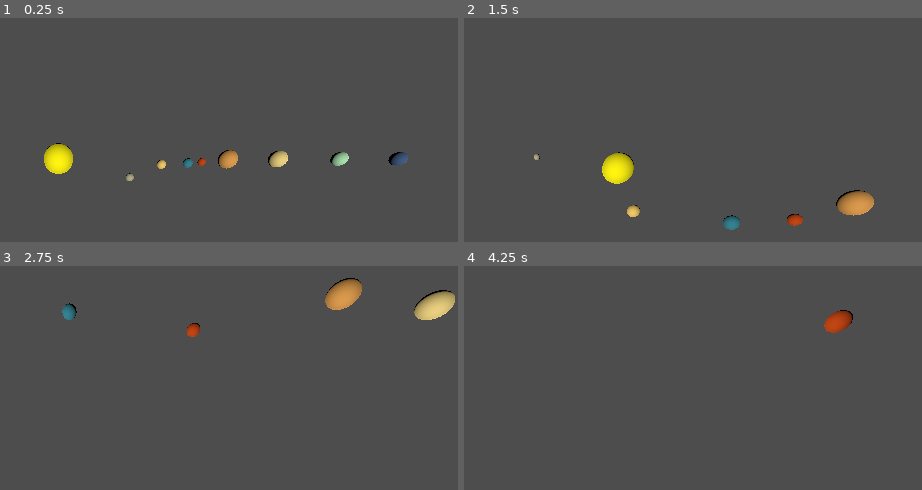
Above: before the commit, frames 1-4 (two rows, left to right).
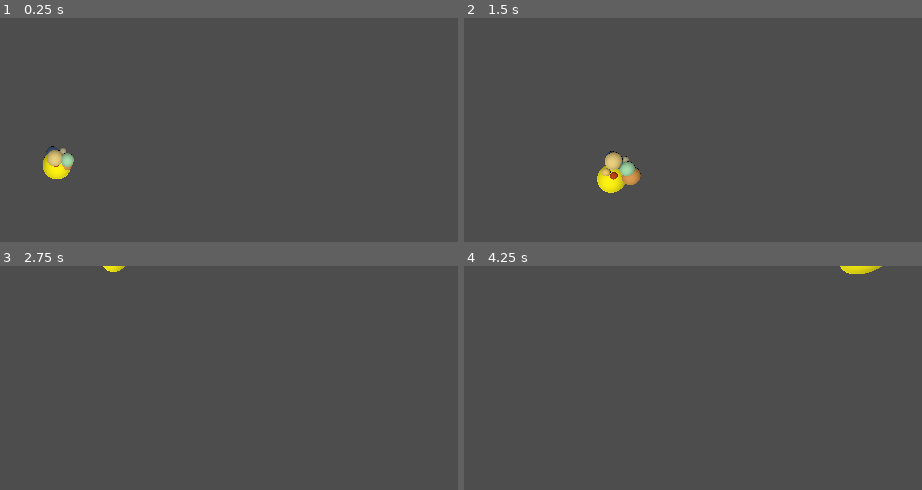
Above: after the commit, the same moments.

Repository: alexgag876200/Projet-Final-Systeme-solaire
Game: Godot game, scene res://système_solaire.tscn
Two runs of this game, one before a commit and one after it. Both use one fixed random seed, a clock stepped at 60 frames per second and the inputs below.
Inputs:
- Up to frame 1 (0.25 s): no input
- Up to frame 2 (1.5 s): hold D 0.53-1.28 s; hold Q 0.53-1.28 s; hold S from 1.28 s (still down); tap E at 1.35 s
- Up to frame 3 (2.75 s): release S at 2.03 s; hold D from 2.03 s (still down); hold Z from 2.03 s (still down)
- Up to frame 4 (4.25 s): release D at 2.78 s; release Z at 2.78 s; hold W 2.78-3.53 s; tap X at 2.85 s; hold A from 3.53 s (still down); hold Q from 3.53 s (still down)

The runs differ from the first frame. In frame 1, 1.9% of the frame differs, in the area x 9-90%, y 55-73%; in frame 2, 2.4%, in the area x 15-90%, y 59-95%; in frame 3, 2.1%; in frame 4, 0.7%.
Error after the commit: Parse Error: Cannot find member "DONNEES_CORPS" in base "donnees". (res://mouvement_astre.gd:105)

Commit message:
ajout des données pour insérer des lunes et adaptation des fonction pour cela

Diff:
--- a/système-solaire/données_système.gd
+++ b/système-solaire/données_système.gd
@@ -5,180 +5,66 @@
 données fournies par l'intelligence artificielle
 en utilisant la base de données fournie par la NASA
 """
-const DONNEES_CORPS := [
 
-# =======================
-# SOLEIL
-# =======================
-{
-	"nom": "Soleil",
+var DONNEES_CORPS := [
+{"nom":"Soleil","parent":"Aucun","demi_grand_axe":0.0,"excentricite":0.0,"inclinaison":0.0,"argument_perihelie":0.0,"perihelie":0.0,"vitesse_perihelie":0.0,"periode_orbitale":0.0,"temps_rot_soleil":609.12,"masse":1.9884e30,"rayon":6.9634e8,"temps_rotation_sur_elle_meme":609.12},
 
-	# Éléments orbitaux (non pertinents, mais présents)
-	"demi_grand_axe": 0.0,
-	"excentricite": 0.0,
-	"inclinaison": 0.0,
-	"argument_perihelie": 0.0,
-	"perihelie": 0.0,
-	"vitesse_perihelie": 0.0,
-	"periode_orbitale": 0.0,
-	"temps_rot_soleil": 609.12, # heures
+{"nom":"Mercure","parent":"Soleil","demi_grand_axe":57.91e9,"excentricite":0.20563,"inclinaison":7.005,"argument_perihelie":29.124,"perihelie":46.00e9,"vitesse_perihelie":58.98,"periode_orbitale":87.969*86400.0,"temps_rot_soleil":0.0,"masse":3.302e23,"rayon":2.439e6,"temps_rotation_sur_elle_meme":1407.6},
 
-	# Propriétés physiques
-	"masse": 1.9884e30,
-	"rayon": 6.9634e8,
-	"temps_rotation_sur_elle_meme": 609.12
-},
+{"nom":"Vénus","parent":"Soleil","demi_grand_axe":108.21e9,"excentricite":0.00677,"inclinaison":3.395,"argument_perihelie":54.884,"perihelie":107.48e9,"vitesse_perihelie":35.26,"periode_orbitale":224.701*86400.0,"temps_rot_soleil":0.0,"masse":4.869e24,"rayon":6.052e6,"temps_rotation_sur_elle_meme":-5832.5},
 
-# =======================
-# MERCURE
-# =======================
-{
-	"nom": "Mercure",
-	"demi_grand_axe": 57.91e9,
-	"excentricite": 0.20563,
-	"inclinaison": 7.005,
-	"argument_perihelie": 29.124,
-	"perihelie": 46.00e9,
-	"vitesse_perihelie": 58.98,
-	"periode_orbitale": 87.969 * 86400.0,
-	"temps_rot_soleil": 0.0,
+{"nom":"Terre","parent":"Soleil","demi_grand_axe":149.60e9,"excentricite":0.01671,"inclinaison":0.0,"argument_perihelie":114.208,"perihelie":147.10e9,"vitesse_perihelie":30.29,"periode_orbitale":365.256*86400.0,"temps_rot_soleil":0.0,"masse":5.972e24,"rayon":6.371e6,"temps_rotation_sur_elle_meme":23.934},
 
-	"masse": 3.302e23,
-	"rayon": 2.439e6,
-	"temps_rotation_sur_elle_meme": 1407.6
-},
+{"nom":"Lune","parent":"Terre","demi_grand_axe":384.4e6,"excentricite":0.0549,"inclinaison":5.145,"argument_perihelie":0.0,"perihelie":363.3e6,"vitesse_perihelie":0.0,"periode_orbitale":27.321661*86400.0,"temps_rot_soleil":0.0,"masse":7.342e22,"rayon":1.7374e6,"temps_rotation_sur_elle_meme":655.7},
 
-# =======================
-# VÉNUS
-# =======================
-{
-	"nom": "Vénus",
-	"demi_grand_axe": 108.21e9,
-	"excentricite": 0.00677,
-	"inclinaison": 3.395,
-	"argument_perihelie": 54.884,
-	"perihelie": 107.48e9,
-	"vitesse_perihelie": 35.26,
-	"periode_orbitale": 224.701 * 86400.0,
-	"temps_rot_soleil": 0.0,
+{"nom":"Mars","parent":"Soleil","demi_grand_axe":227.94e9,"excentricite":0.09341,"inclinaison":1.85,"argument_perihelie":286.502,"perihelie":206.65e9,"vitesse_perihelie":26.5,"periode_orbitale":686.971*86400.0,"temps_rot_soleil":0.0,"masse":6.419e23,"rayon":3.389e6,"temps_rotation_sur_elle_meme":24.623},
 
-	"masse": 4.869e24,
-	"rayon": 6.052e6,
-	"temps_rotation_sur_elle_meme": -5832.5 # rétrograde
-},
+{"nom":"Phobos","parent":"Mars","demi_grand_axe":9376e3,"excentricite":0.0151,"inclinaison":1.093,"argument_perihelie":0.0,"perihelie":0.0,"vitesse_perihelie":0.0,"periode_orbitale":0.31891*86400.0,"temps_rot_soleil":0.0,"masse":1.0659e16,"rayon":11266.0,"temps_rotation_sur_elle_meme":7.65},
 
-# =======================
-# TERRE
-# =======================
-{
-	"nom": "Terre",
-	"demi_grand_axe": 149.60e9,
-	"excentricite": 0.01671,
-	"inclinaison": 0.0,
-	"argument_perihelie": 114.208,
-	"perihelie": 147.10e9,
-	"vitesse_perihelie": 30.29,
-	"periode_orbitale": 365.256 * 86400.0,
-	"temps_rot_soleil": 0.0,
+{"nom":"Déimos","parent":"Mars","demi_grand_axe":23463e3,"excentricite":0.00033,"inclinaison":1.793,"argument_perihelie":0.0,"perihelie":0.0,"vitesse_perihelie":0.0,"periode_orbitale":1.26244*86400.0,"temps_rot_soleil":0.0,"masse":1.4762e15,"rayon":6200.0,"temps_rotation_sur_elle_meme":30.3},
 
-	"masse": 5.972e24,
-	"rayon": 6.371e6,
-	"temps_rotation_sur_elle_meme": 23.934
-},
+{"nom":"Jupiter","parent":"Soleil","demi_grand_axe":778.57e9,"excentricite":0.04839,"inclinaison":1.303,"argument_perihelie":273.867,"perihelie":740.52e9,"vitesse_perihelie":13.72,"periode_orbitale":4332.589*86400.0,"temps_rot_soleil":0.0,"masse":1.899e27,"rayon":6.9911e7,"temps_rotation_sur_elle_meme":9.926},
 
-# =======================
-# MARS
-# =======================
-{
-	"nom": "Mars",
-	"demi_grand_axe": 227.94e9,
-	"excentricite": 0.09341,
-	"inclinaison": 1.85,
-	"argument_perihelie": 286.502,
-	"perihelie": 206.65e9,
-	"vitesse_perihelie": 26.5,
-	"periode_orbitale": 686.971 * 86400.0,
-	"temps_rot_soleil": 0.0,
+{"nom":"Io","parent":"Jupiter","demi_grand_axe":421.8e6,"excentricite":0.0041,"inclinaison":0.036,"argument_perihelie":0.0,"perihelie":0.0,"vitesse_perihelie":0.0,"periode_orbitale":1.769*86400.0,"temps_rot_soleil":0.0,"masse":8.9319e22,"rayon":1.8216e6,"temps_rotation_sur_elle_meme":42.46},
 
-	"masse": 6.419e23,
-	"rayon": 3.389e6,
-	"temps_rotation_sur_elle_meme": 24.623
-},
+{"nom":"Europe","parent":"Jupiter","demi_grand_axe":671.1e6,"excentricite":0.0094,"inclinaison":0.466,"argument_perihelie":0.0,"perihelie":0.0,"vitesse_perihelie":0.0,"periode_orbitale":3.551*86400.0,"temps_rot_soleil":0.0,"masse":4.7998e22,"rayon":1.5608e6,"temps_rotation_sur_elle_meme":85.23},
 
-# =======================
-# JUPITER
-# =======================
-{
-	"nom": "Jupiter",
-	"demi_grand_axe": 778.57e9,
-	"excentricite": 0.04839,
-	"inclinaison": 1.303,
-	"argument_perihelie": 273.867,
-	"perihelie": 740.52e9,
-	"vitesse_perihelie": 13.72,
-	"periode_orbitale": 4332.589 * 86400.0,
-	"temps_rot_soleil": 0.0,
+{"nom":"Ganymède","parent":"Jupiter","demi_grand_axe":1.0704e9,"excentricite":0.0013,"inclinaison":0.204,"argument_perihelie":0.0,"perihelie":0.0,"vitesse_perihelie":0.0,"periode_orbitale":7.1546*86400.0,"temps_rot_soleil":0.0,"masse":1.4819e23,"rayon":2.6341e6,"temps_rotation_sur_elle_meme":171.7},
 
-	"masse": 1.899e27,
-	"rayon": 6.9911e7,
-	"temps_rotation_sur_elle_meme": 9.926
-},
+{"nom":"Callisto","parent":"Jupiter","demi_grand_axe":1.8827e9,"excentricite":0.0074,"inclinaison":0.192,"argument_perihelie":0.0,"perihelie":0.0,"vitesse_perihelie":0.0,"periode_orbitale":16.689*86400.0,"temps_rot_soleil":0.0,"masse":1.0759e23,"rayon":2.4103e6,"temps_rotation_sur_elle_meme":400.5},
+{"nom":"Saturne","parent":"Soleil","demi_grand_axe":1.43353e12,"excentricite":0.05415,"inclinaison":2.489,"argument_perihelie":339.392,"perihelie":1.35255e12,"vitesse_perihelie":10.18,"periode_orbitale":10759.22*86400.0,"temps_rot_soleil":0.0,"masse":5.685e26,"rayon":5.8232e7,"temps_rotation_sur_elle_meme":10.656},
 
-# =======================
-# SATURNE
-# =======================
-{
-	"nom": "Saturne",
-	"demi_grand_axe": 1.43353e12,
-	"excentricite": 0.05415,
-	"inclinaison": 2.489,
-	"argument_perihelie": 339.392,
-	"perihelie": 1.35255e12,
-	"vitesse_perihelie": 10.18,
-	"periode_orbitale": 10759.22 * 86400.0,
-	"temps_rot_soleil": 0.0,
+{"nom":"Titan","parent":"Saturne","demi_grand_axe":1.22187e9,"excentricite":0.0288,"inclinaison":0.34854,"argument_perihelie":0.0,"perihelie":0.0,"vitesse_perihelie":0.0,"periode_orbitale":15.945*86400.0,"temps_rot_soleil":0.0,"masse":1.3452e23,"rayon":2.575e6,"temps_rotation_sur_elle_meme":382.7},
 
-	"masse": 5.685e26,
-	"rayon": 5.8232e7,
-	"temps_rotation_sur_elle_meme": 10.656
-},
+{"nom":"Encelade","parent":"Saturne","demi_grand_axe":238.02e6,"excentricite":0.0047,"inclinaison":0.009,"argument_perihelie":0.0,"perihelie":0.0,"vitesse_perihelie":0.0,"periode_orbitale":1.370*86400.0,"temps_rot_soleil":0.0,"masse":1.08e20,"rayon":252100.0,"temps_rotation_sur_elle_meme":32.9},
 
-# =======================
-# URANUS
-# =======================
-{
-	"nom": "Uranus",
-	"demi_grand_axe": 2.87246e12,
-	"excentricite": 0.04717,
-	"inclinaison": 0.773,
-	"argument_perihelie": 96.998,
-	"perihelie": 2.74099e12,
-	"vitesse_perihelie": 7.11,
-	"periode_orbitale": 30688.5 * 86400.0,
-	"temps_rot_soleil": 0.0,
+{"nom":"Mimas","parent":"Saturne","demi_grand_axe":185.54e6,"excentricite":0.0196,"inclinaison":1.574,"argument_perihelie":0.0,"perihelie":0.0,"vitesse_perihelie":0.0,"periode_orbitale":0.942*86400.0,"temps_rot_soleil":0.0,"masse":3.7493e19,"rayon":198200.0,"temps_rotation_sur_elle_meme":22.6},
 
-	"masse": 8.683e25,
-	"rayon": 2.5362e7,
-	"temps_rotation_sur_elle_meme": -17.24 # axe incliné / rétrograde
-},
+{"nom":"Téthys","parent":"Saturne","demi_grand_axe":294.66e6,"excentricite":0.0001,"inclinaison":1.091,"argument_perihelie":0.0,"perihelie":0.0,"vitesse_perihelie":0.0,"periode_orbitale":1.888*86400.0,"temps_rot_soleil":0.0,"masse":6.174e20,"rayon":531100.0,"temps_rotation_sur_elle_meme":45.3},
 
-# =======================
-# NEPTUNE
-# =======================
-{
-	"nom": "Neptune",
-	"demi_grand_axe": 4.49506e12,
-	"excentricite": 0.00859,
-	"inclinaison": 1.77,
-	"argument_perihelie": 276.34,
-	"perihelie": 4.47699e12,
-	"vitesse_perihelie": 5.50,
-	"periode_orbitale": 60182.0 * 86400.0,
-	"temps_rot_soleil": 0.0,
+{"nom":"Dioné","parent":"Saturne","demi_grand_axe":377.4e6,"excentricite":0.0022,"inclinaison":0.028,"argument_perihelie":0.0,"perihelie":0.0,"vitesse_perihelie":0.0,"periode_orbitale":2.737*86400.0,"temps_rot_soleil":0.0,"masse":1.095e21,"rayon":561400.0,"temps_rotation_sur_elle_meme":65.7},
 
-	"masse": 1.024e26,
-	"rayon": 2.4622e7,
-	"temps_rotation_sur_elle_meme": 16.11
-}
+{"nom":"Rhée","parent":"Saturne","demi_grand_axe":527.1e6,"excentricite":0.0010,"inclinaison":0.345,"argument_perihelie":0.0,"perihelie":0.0,"vitesse_perihelie":0.0,"periode_orbitale":4.518*86400.0,"temps_rot_soleil":0.0,"masse":2.306e21,"rayon":763800.0,"temps_rotation_sur_elle_meme":108.0},
 
+{"nom":"Japet","parent":"Saturne","demi_grand_axe":3.5608e9,"excentricite":0.0283,"inclinaison":15.47,"argument_perihelie":0.0,"perihelie":0.0,"vitesse_perihelie":0.0,"periode_orbitale":79.3215*86400.0,"temps_rot_soleil":0.0,"masse":1.805e21,"rayon":734500.0,"temps_rotation_sur_elle_meme":1902.0},
+
+{"nom":"Uranus","parent":"Soleil","demi_grand_axe":2.87246e12,"excentricite":0.04717,"inclinaison":0.773,"argument_perihelie":96.998,"perihelie":2.74099e12,"vitesse_perihelie":7.11,"periode_orbitale":30688.5*86400.0,"temps_rot_soleil":0.0,"masse":8.683e25,"rayon":2.5362e7,"temps_rotation_sur_elle_meme":-17.24},
+
+{"nom":"Miranda","parent":"Uranus","demi_grand_axe":129.9e6,"excentricite":0.0013,"inclinaison":4.338,"argument_perihelie":0.0,"perihelie":0.0,"vitesse_perihelie":0.0,"periode_orbitale":1.413*86400.0,"temps_rot_soleil":0.0,"masse":6.59e19,"rayon":235800.0,"temps_rotation_sur_elle_meme":33.9},
+
+{"nom":"Ariel","parent":"Uranus","demi_grand_axe":191.0e6,"excentricite":0.0012,"inclinaison":0.041,"argument_perihelie":0.0,"perihelie":0.0,"vitesse_perihelie":0.0,"periode_orbitale":2.520*86400.0,"temps_rot_soleil":0.0,"masse":1.353e21,"rayon":578900.0,"temps_rotation_sur_elle_meme":60.5},
+
+{"nom":"Umbriel","parent":"Uranus","demi_grand_axe":266.0e6,"excentricite":0.0039,"inclinaison":0.128,"argument_perihelie":0.0,"perihelie":0.0,"vitesse_perihelie":0.0,"periode_orbitale":4.144*86400.0,"temps_rot_soleil":0.0,"masse":1.275e21,"rayon":584700.0,"temps_rotation_sur_elle_meme":99.5},
+
+{"nom":"Titania","parent":"Uranus","demi_grand_axe":435.8e6,"excentricite":0.0011,"inclinaison":0.079,"argument_perihelie":0.0,"perihelie":0.0,"vitesse_perihelie":0.0,"periode_orbitale":8.706*86400.0,"temps_rot_soleil":0.0,"masse":3.527e21,"rayon":788900.0,"temps_rotation_sur_elle_meme":208.9},
+
+{"nom":"Obéron","parent":"Uranus","demi_grand_axe":583.5e6,"excentricite":0.0014,"inclinaison":0.068,"argument_perihelie":0.0,"perihelie":0.0,"vitesse_perihelie":0.0,"periode_orbitale":13.463*86400.0,"temps_rot_soleil":0.0,"masse":3.014e21,"rayon":761400.0,"temps_rotation_sur_elle_meme":323.0},
+
+{"nom":"Neptune","parent":"Soleil","demi_grand_axe":4.49506e12,"excentricite":0.00859,"inclinaison":1.77,"argument_perihelie":276.34,"perihelie":4.47699e12,"vitesse_perihelie":5.50,"periode_orbitale":60182.0*86400.0,"temps_rot_soleil":0.0,"masse":1.024e26,"rayon":2.4622e7,"temps_rotation_sur_elle_meme":16.11},
+
+{"nom":"Triton","parent":"Neptune","demi_grand_axe":354.8e6,"excentricite":0.000016,"inclinaison":156.865,"argument_perihelie":0.0,"perihelie":0.0,"vitesse_perihelie":0.0,"periode_orbitale":5.877*86400.0,"temps_rot_soleil":0.0,"masse":2.14e22,"rayon":1.3534e6,"temps_rotation_sur_elle_meme":141.0},
+
+{"nom":"Néréide","parent":"Neptune","demi_grand_axe":5.513e9,"excentricite":0.7512,"inclinaison":7.23,"argument_perihelie":0.0,"perihelie":0.0,"vitesse_perihelie":0.0,"periode_orbitale":360.13*86400.0,"temps_rot_soleil":0.0,"masse":3.1e19,"rayon":170000.0,"temps_rotation_sur_elle_meme":0.0},
+
+{"nom":"Protée","parent":"Neptune","demi_grand_axe":117.6e6,"excentricite":0.0005,"inclinaison":0.524,"argument_perihelie":0.0,"perihelie":0.0,"vitesse_perihelie":0.0,"periode_orbitale":1.122*86400.0,"temps_rot_soleil":0.0,"masse":5.0e19,"rayon":210000.0,"temps_rotation_sur_elle_meme":0.0}
 ]
--- a/système-solaire/mouvement_astre.gd
+++ b/système-solaire/mouvement_astre.gd
@@ -16,7 +16,8 @@
 var vitesse_perihelie: float
 var periode_orbitale: float
 var temps_rot_soleil: float
-
+var parent_nom: String
+var parent_node: Node3D
 var masse: float
 var rayon: float
 var temps_rotation_sur_elle_meme: float
@@ -48,7 +49,6 @@
 var k4: Vector3
 
 var periode : float
-# Called when the node enters the scene tree for the first time.
 
 
 
@@ -62,8 +62,11 @@
 	Retour :
 	la position dans le monde de la simulation à utiliser
 	"""
-
-
+	"""
+	fonction is _finite est utilisé pour éviter les problématique liées au
+	au division par 0, au valeurs trop petite et lorsqu'il y a tout simplement pas
+	de valeur pour une certaine donnée. Utilisé comme sécurité
+	"""
 	if not position_reelle.is_finite():
 		return Vector3.ZERO
 
@@ -75,11 +78,7 @@
 	if not is_finite(t):
 		t = 0.0
 
-	var distance_simulee = lerp(
-		min_distance_simulee,
-		max_distance_simulee,
-		clamp(t, 0.0, 1.0)
-	)
+	var distance_simulee = lerp(min_distance_simulee,max_distance_simulee,clamp(t, 0.0, 1.0))
 
 	return position_reelle.normalized() * distance_simulee
 
@@ -96,7 +95,7 @@
 	masse  = data["masse"]
 	rayon  = data["rayon"]
 	temps_rotation_sur_elle_meme  = data["temps_rotation_sur_elle_meme"]
-
+	parent_nom = data["parent"]
 
 
 
@@ -112,26 +111,19 @@
 
 
 
-
-
 func acceleration(position_reelle: Vector3) -> Vector3:
-	var a := Vector3.ZERO
+	var a :Vector3 = Vector3.ZERO
 
 	for corps in autres_corps:
+		#évite de calculé l'accélération avec le corps lui même
 		if corps == self:
-			continue
-
-
-		if not ("r_i" in corps and "masse" in corps):
 			continue
 
 		var r_ij = corps.r_i - position_reelle
 		var dist = r_ij.length()
 
-		if not is_finite(dist) or dist < 1e3:
-			continue
 
-		a += G * corps.masse * r_ij / (dist * dist * dist)
+		a += G * corps.masse * r_ij / (dist **3)
 
 	return a
 
@@ -173,7 +165,10 @@
 func _ready() -> void:
 
 	assignation_donnees_planete()
-
+	for corps in autres_corps:
+		if corps.name == parent_nom:
+			parent_node = corps
+			break
 	r_i = Vector3(perihelie, 0, 0)
 	v_i = Vector3(0, 0, vitesse_perihelie * 1000.0)
 
@@ -185,4 +180,4 @@
 
 func _process(delta: float) -> void:
 	runge_kotta(delta * temps_sec_mois)
-	position = conv_position_reelle_a_simulee(r_i)
+	position = parent_node.position + conv_position_reelle_a_simulee(r_i)
--- a/système-solaire/système_solaire.tscn
+++ b/système-solaire/système_solaire.tscn
@@ -28,7 +28,6 @@
 max_distance_simulee = 4.0
 min_distance_reelle = 0.0
 max_distance_reelle = 1200000000.0
-periode_relative = 20.0
 etapes_calcul_par_ecran = 50
 
 [node name="Mercure" parent="." unique_id=1895002169 node_paths=PackedStringArray("autres_corps") instance=ExtResource("2_mtdwt")]
@@ -39,7 +38,6 @@
 max_distance_simulee = 30.0
 min_distance_reelle = 0.0
 max_distance_reelle = 69800000000.0
-periode_relative = 20.0
 etapes_calcul_par_ecran = 50
 
 [node name="Vénus" parent="." unique_id=1275429055 node_paths=PackedStringArray("autres_corps") instance=ExtResource("3_471bu")]
@@ -50,7 +48,6 @@
 max_distance_simulee = 38.0
 min_distance_reelle = 107000000000.0
 max_distance_reelle = 109000000000.0
-periode_relative = 20.0
 etapes_calcul_par_ecran = 50
 
 [node name="Terre" parent="." unique_id=1264067127 node_paths=PackedStringArray("autres_corps") instance=ExtResource("4_uqj0e")]
@@ -61,7 +58,6 @@
 max_distance_simulee = 44.0
 min_distance_reelle = 147100000000.0
 max_distance_reelle = 152100000000.0
-periode_relative = 20.0
 etapes_calcul_par_ecran = 50
 
 [node name="Mars" parent="." unique_id=1149372289 node_paths=PackedStringArray("autres_corps") instance=ExtResource("5_fuldb")]
@@ -72,7 +68,6 @@
 max_distance_simulee = 52.0
 min_distance_reelle = 206600000000.0
 max_distance_reelle = 242000000000.0
-periode_relative = 20.0
 etapes_calcul_par_ecran = 50
 
 [node name="Jupiter" parent="." unique_id=762818665 node_paths=PackedStringArray("autres_corps") instance=ExtResource("6_olkoh")]
@@ -83,7 +78,6 @@
 max_distance_simulee = 67.0
 min_distance_reelle = 740500000000.0
 max_distance_reelle = 816600000000.0
-periode_relative = 20.0
 etapes_calcul_par_ecran = 50
 
 [node name="Saturne" parent="." unique_id=1972900681 node_paths=PackedStringArray("autres_corps") instance=ExtResource("7_7rptf")]
@@ -94,7 +88,6 @@
 max_distance_simulee = 85.0
 min_distance_reelle = 1352000000000.0
 max_distance_reelle = 1511000000000.0
-periode_relative = 20.0
 etapes_calcul_par_ecran = 1000
 
 [node name="Uranus" parent="." unique_id=981561214 node_paths=PackedStringArray("autres_corps") instance=ExtResource("8_ebwtv")]
@@ -105,7 +98,6 @@
 max_distance_simulee = 105.0
 min_distance_reelle = 2741000000000.0
 max_distance_reelle = 3004000000000.0
-periode_relative = 20.0
 etapes_calcul_par_ecran = 50
 
 [node name="Neptune" parent="." unique_id=1056707836 node_paths=PackedStringArray("autres_corps") instance=ExtResource("9_8r7bp")]
@@ -116,10 +108,9 @@
 max_distance_simulee = 125.0
 min_distance_reelle = 4477000000000.0
 max_distance_reelle = 4545000000000.0
-periode_relative = 20.0
 etapes_calcul_par_ecran = 50
 
 [node name="DirectionalLight3D" type="DirectionalLight3D" parent="." unique_id=1433912278]
-transform = Transform3D(1, 0, 0, 0, 1, 0, 0, 0, 1, 0, 111.40415707906547, 0)
+transform = Transform3D(1, 0, 0, 0, 1, 0, 0, 0, 1, 0, 111.40415707906548, 0)
 light_color = Color(1, 0.9529412, 0.7529412, 1)
 shadow_enabled = true
